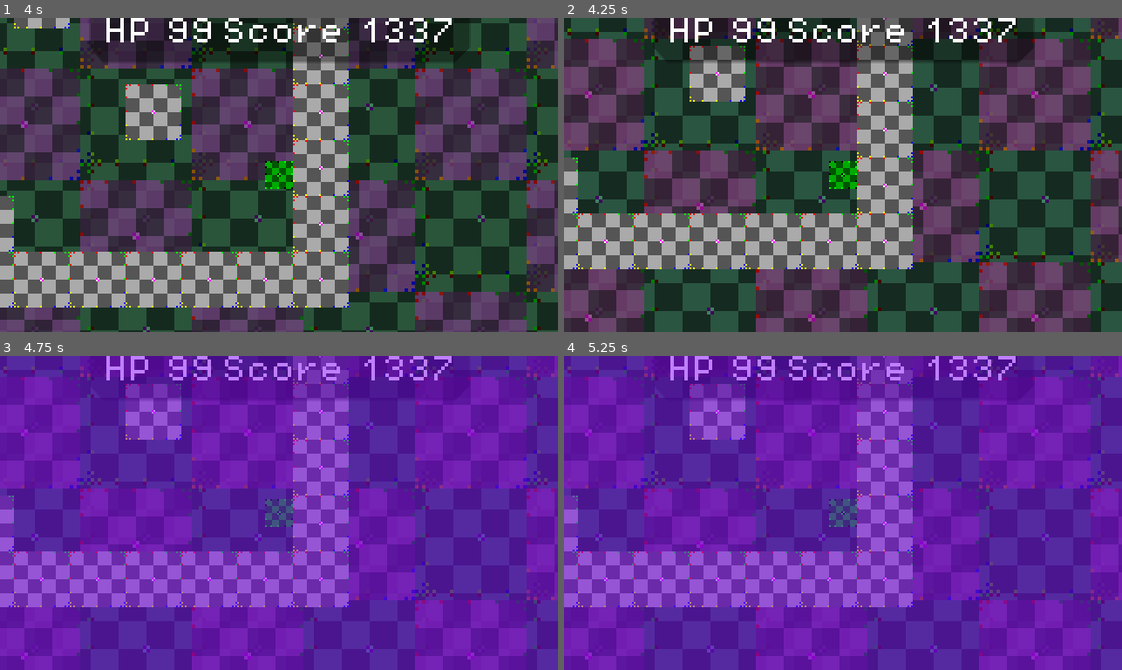
Above: before the commit, frames 1-4 (two rows, left to right).
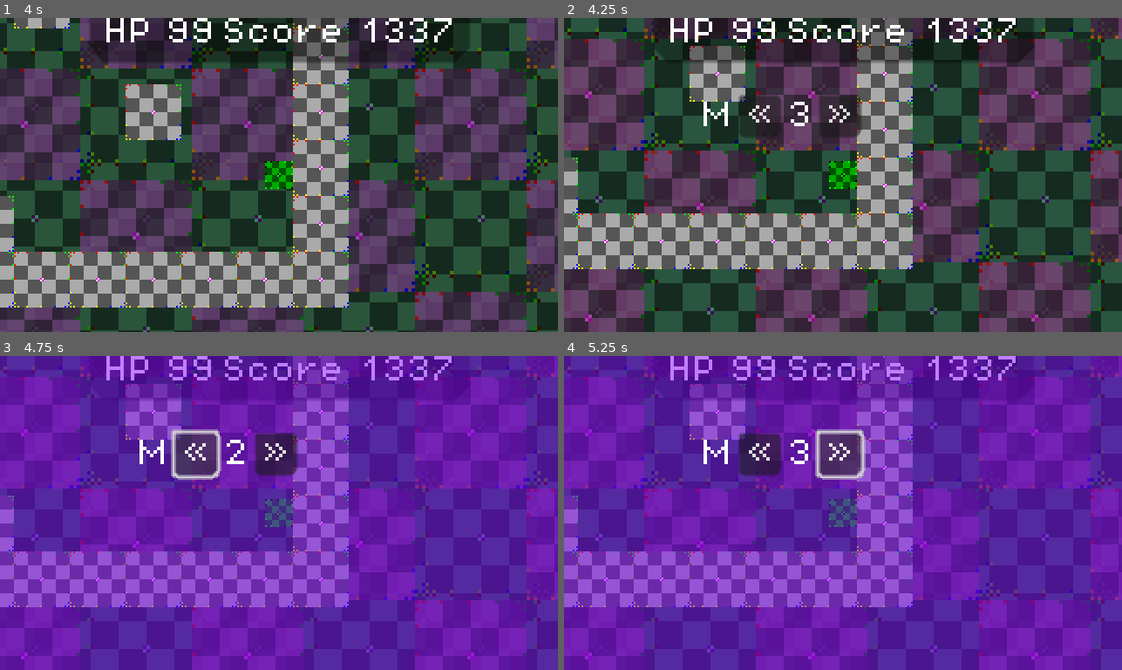
Above: after the commit, the same moments.

Repository: InvadingOctopus/comedot
Game: Godot game, scene res://Templates/Scenes/PlatformSceneTemplate.tscn
The game is run twice, just before and just after one commit, with the same random seed, the same clock (stepped at 60 frames per second) and the same inputs.
Inputs (mouse positions are in pixels of both pictures, inside the frame that each line leads up to):
- Up to frame 1 (4 s): move the mouse to (401, 159) at 0.52 s; hold Right (moveRight) 0.53-2.03 s; click (401, 159) at 0.6 s; tap Space (jump) at 0.77, 1.52, 3.02, 3.77 s; move the mouse to (167, 190) at 1.27 s; right-click (167, 190) at 1.35 s; move the mouse to (334, 105) at 2.02 s; hold Left (moveLeft) 2.03-2.78 s; click (334, 105) at 2.1 s; move the mouse to (251, 237) at 2.77 s; hold Right (moveRight) from 2.78 s (still down); right-click (251, 237) at 2.85 s; move the mouse to (446, 222) at 3.52 s; click (446, 222) at 3.6 s
- Up to frame 2 (4.25 s): keep holding Right (moveRight); tap Escape (pause) at 4.15 s
- Up to frame 3 (4.75 s): release Right (moveRight) at 4.25 s; click (195, 453) at 4.25 s, where only the run after the commit has a clickable "«"
- Up to frame 4 (5.25 s): click (837, 453) at 5 s, where only the run after the commit has a clickable "»"

Frame 1 is identical in both runs. In frame 2, 1.4% of the frame differs, in the area x 25-54%, y 24-39%; in frame 3, 2.7%, in the area x 25-54%, y 23-40%; in frame 4, 2.7%.
Error after the commit: Invalid assignment of property or key 'text' with value of type 'String' on a base object of type 'Nil'. (res://Scenes/UI/BusVolumeUI.gd:14)

Commit message:
Add PauseSettings and BusVolume UI prototypes

Diff:
--- a/AutoLoad/Global.gd
+++ b/AutoLoad/Global.gd
@@ -96,7 +96,9 @@
 	if get_tree().paused: GlobalOverlay.fadeIn()
 	else: GlobalOverlay.fadeOut()
 
-	return get_tree().paused
+	var isTreePaused := get_tree().paused # Cache? :')
+	GlobalOverlay.setPauseSettingsVisibility(isTreePaused)
+	return isTreePaused
 
 
 ## Toggles [member SceneTree.paused] and returns the resulting paused status.
--- a/AutoLoad/GlobalOverlay.gd
+++ b/AutoLoad/GlobalOverlay.gd
@@ -1,10 +1,13 @@
 ## The scene containing graphics which are overlaid on top of the actual game content at all times.
 ## Used for performing transition effects between scenes such as fade-in and fade-out.
 ## The [process_mode] is set to `PROCESS_MODE_ALWAYS` which ignored the [SceneTree.paused] flag in order to perform transition animations while the gameplay is paused.
+
+#class_name GlobalOverlay
 extends CanvasLayer
 
 
-@onready var animationPlayer = %AnimationPlayer
+@onready var animationPlayer := %AnimationPlayer
+@onready var pauseSettingsUI := %PauseSettingsUI
 
 
 ## Fades in the global overlay, which may be a solid black rectangle, effectively fading OUT the actual game content.
@@ -21,3 +24,7 @@
 	animationPlayer.play_backwards(Global.Animations.overlayFadeIn)
 	#animationPlayer.play(Global.Animations.overlayFadeOut)
 	await animationPlayer.animation_finished
+
+
+func setPauseSettingsVisibility(visible: bool):
+	pauseSettingsUI.visible = visible
--- a/AutoLoad/GlobalOverlay.tscn
+++ b/AutoLoad/GlobalOverlay.tscn
@@ -1,7 +1,8 @@
-[gd_scene load_steps=7 format=3 uid="uid://bqsh8lrdxmljt"]
+[gd_scene load_steps=8 format=3 uid="uid://bqsh8lrdxmljt"]
 
 [ext_resource type="Script" path="res://AutoLoad/GlobalOverlay.gd" id="1_ym7ug"]
 [ext_resource type="PackedScene" uid="uid://bf1fy8up8a6j2" path="res://Scenes/UI/PauseButton.tscn" id="2_e15vu"]
+[ext_resource type="PackedScene" uid="uid://b3o0h88u2yifr" path="res://Scenes/UI/PauseSettingsUI.tscn" id="3_sywc3"]
 
 [sub_resource type="Animation" id="Animation_uq6fe"]
 length = 0.001
@@ -117,6 +118,11 @@
 offset_bottom = 40.0
 scale = Vector2(0.5, 0.5)
 
+[node name="PauseSettingsUI" parent="." instance=ExtResource("3_sywc3")]
+unique_name_in_owner = true
+process_mode = 3
+visible = false
+
 [node name="AnimationPlayer" type="AnimationPlayer" parent="."]
 unique_name_in_owner = true
 libraries = {
--- /dev/null
+++ b/Scenes/UI/BusVolumeUI.gd
@@ -0,0 +1,66 @@
+## Sets the volume of an audio bus in discrete steps.
+
+#class_name BusVolumeUI
+extends Control
+
+
+#region Parameters
+
+@export var busIndex: int
+
+@export var busTitle: String = "V":
+	set(newValue):
+		busTitle = newValue
+		busLabel.text = busTitle
+
+#endregion
+
+
+#region State
+@onready var busLabel: Label = %BusLabel
+@onready var volumeLabel: Label = %VolumeLabel
+
+var volumeInSteps: int = 3: ## 5 steps, where 0 = Mute, 5 = 0 db
+	set(newValue):
+		volumeInSteps = newValue
+		volumeLabel.text = str(volumeInSteps)
+		setBusVolume()
+
+#endregion
+
+
+# Called when the node enters the scene tree for the first time.
+func _ready() -> void:
+	busLabel.text = busTitle
+	volumeLabel.text = str(volumeInSteps)
+
+
+func getBusVolume() -> int:
+	# TODO: Implement
+	return 0
+
+
+func setBusVolume():
+	var volumeInDb: float = 0
+
+	match self.volumeInSteps:
+		0: volumeInDb = -60
+		1: volumeInDb = -24
+		2: volumeInDb = -12
+		3: volumeInDb = -6
+		4: volumeInDb = 0
+		5: volumeInDb = +6
+
+	AudioServer.set_bus_mute(busIndex, self.volumeInSteps <= 0)
+	AudioServer.set_bus_volume_db(busIndex, volumeInDb)
+
+	#Debug.watchList.volumeSetting = self.volumeInSteps
+	#Debug.watchList.volume = AudioServer.get_bus_volume_db(busIndex)
+
+
+func onIncreaseButton_pressed() -> void:
+	volumeInSteps += 1
+
+
+func onDecreaseButton_pressed() -> void:
+	volumeInSteps -= 1
--- /dev/null
+++ b/Scenes/UI/BusVolumeUI.tscn
@@ -0,0 +1,37 @@
+[gd_scene load_steps=2 format=3 uid="uid://cdj4v68mvmp1u"]
+
+[ext_resource type="Script" path="res://Scenes/UI/BusVolumeUI.gd" id="1_06fqj"]
+
+[node name="BusVolumeUI" type="Control"]
+layout_mode = 3
+anchors_preset = 0
+offset_right = 88.0
+offset_bottom = 24.0
+script = ExtResource("1_06fqj")
+busIndex = 2
+
+[node name="HBoxContainer" type="HBoxContainer" parent="."]
+layout_mode = 2
+offset_right = 88.0
+offset_bottom = 24.0
+
+[node name="BusLabel" type="Label" parent="HBoxContainer"]
+unique_name_in_owner = true
+layout_mode = 2
+text = "V"
+
+[node name="DecreaseButton" type="Button" parent="HBoxContainer"]
+layout_mode = 2
+text = "«"
+
+[node name="VolumeLabel" type="Label" parent="HBoxContainer"]
+unique_name_in_owner = true
+layout_mode = 2
+text = "0"
+
+[node name="IncreaseButton" type="Button" parent="HBoxContainer"]
+layout_mode = 2
+text = "»"
+
+[connection signal="pressed" from="HBoxContainer/DecreaseButton" to="." method="onDecreaseButton_pressed"]
+[connection signal="pressed" from="HBoxContainer/IncreaseButton" to="." method="onIncreaseButton_pressed"]
--- /dev/null
+++ b/Scenes/UI/PauseSettingsUI.gd
@@ -0,0 +1,5 @@
+## Quick settings for commonly accessed options.
+## Usually displayed on a pause screen.
+
+# class_name PauseSettingsUI
+extends Control
--- /dev/null
+++ b/Scenes/UI/PauseSettingsUI.tscn
@@ -0,0 +1,28 @@
+[gd_scene load_steps=3 format=3 uid="uid://b3o0h88u2yifr"]
+
+[ext_resource type="Script" path="res://Scenes/UI/PauseSettingsUI.gd" id="1_sck66"]
+[ext_resource type="PackedScene" uid="uid://cdj4v68mvmp1u" path="res://Scenes/UI/BusVolumeUI.tscn" id="2_ryoqm"]
+
+[node name="PauseSettingsUI" type="Control"]
+layout_mode = 3
+anchors_preset = 0
+script = ExtResource("1_sck66")
+
+[node name="CenterContainer" type="CenterContainer" parent="."]
+layout_mode = 1
+offset_right = 156.0
+offset_bottom = 88.0
+
+[node name="MarginContainer" type="MarginContainer" parent="CenterContainer"]
+layout_mode = 2
+theme_override_constants/margin_left = 32
+theme_override_constants/margin_top = 32
+theme_override_constants/margin_right = 32
+theme_override_constants/margin_bottom = 32
+
+[node name="VBoxContainer" type="VBoxContainer" parent="CenterContainer/MarginContainer"]
+layout_mode = 2
+
+[node name="MusicVolumeUI" parent="CenterContainer/MarginContainer/VBoxContainer" instance=ExtResource("2_ryoqm")]
+layout_mode = 2
+busTitle = "M"
